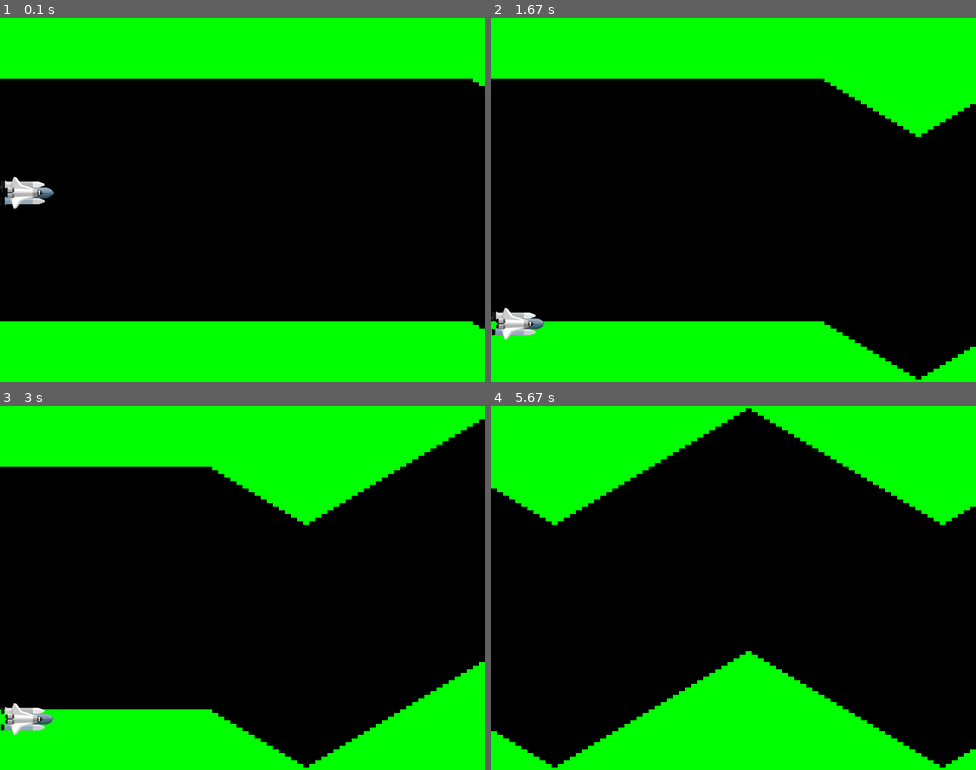
Above: before the commit, frames 1-4 (two rows, left to right).
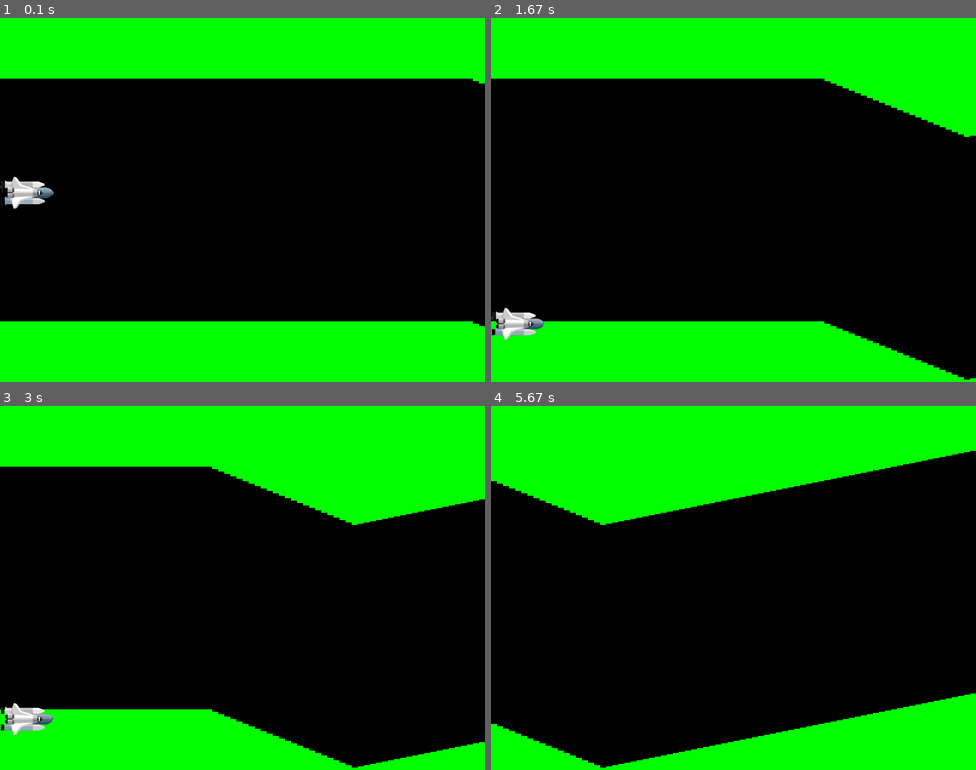
Above: after the commit, the same moments.

Repository: deviankim/pygame9
Game: pygame game, started from 01-cave/08.py
Same seed, same stepped clock (60 frames per second), same inputs: the game is played once before the commit and once after it.
Inputs:
- Up to frame 1 (0.1 s): no input
- Up to frame 2 (1.67 s): tap Space at 0.33, 0.73, 1.03, 1.23, 1.57 s
- Up to frame 3 (3 s): tap Space at 1.87, 2.07, 2.37, 2.63, 2.97 s
- Up to frame 4 (5.67 s): tap Space at 3.4, 3.8, 4.1, 4.47, 4.87, 5.17, 5.37 s

The runs differ from the first frame. In frame 1, less than 0.1% of the frame differs, in the area x 97-100%, y 17-86%; in frame 2, 2.1%; in frame 3, 9.9%; in frame 4, 22%, in the area x 0-100%, y 0-100%.

Commit message:
08 경사도 랜덤

Diff:
--- a/01-cave/08.py
+++ b/01-cave/08.py
@@ -1,4 +1,5 @@
 import sys
+from random import randint
 import pygame
 from pygame.locals import QUIT, KEYDOWN, K_SPACE, Rect
 
@@ -12,7 +13,7 @@
     walls = 80
     ship_y = 250
     velocity = 0
-    slope = 6
+    slope = randint(1, 6)  # 경사도를 [1,2,3,4,5,6] 중에 하나를 랜덤하게 선택
     ship_image = pygame.image.load("ship.png")
 
     holes = []
@@ -35,7 +36,8 @@
         edge = holes[-1].copy()
         test = edge.move(0, slope)
         if test.top <= 0 or test.bottom >= 600:
-            slope *= -1
+            slope = randint(1, 6) * (-1 if slope > 0 else 1)  # 랜덤 경사도에 (+/-) 부호 전환
+            # TODO: (-1 if slope > 0 else 1) 을 더 간단하게 변경
 
         edge.move_ip(10, slope)
         holes.append(edge)
